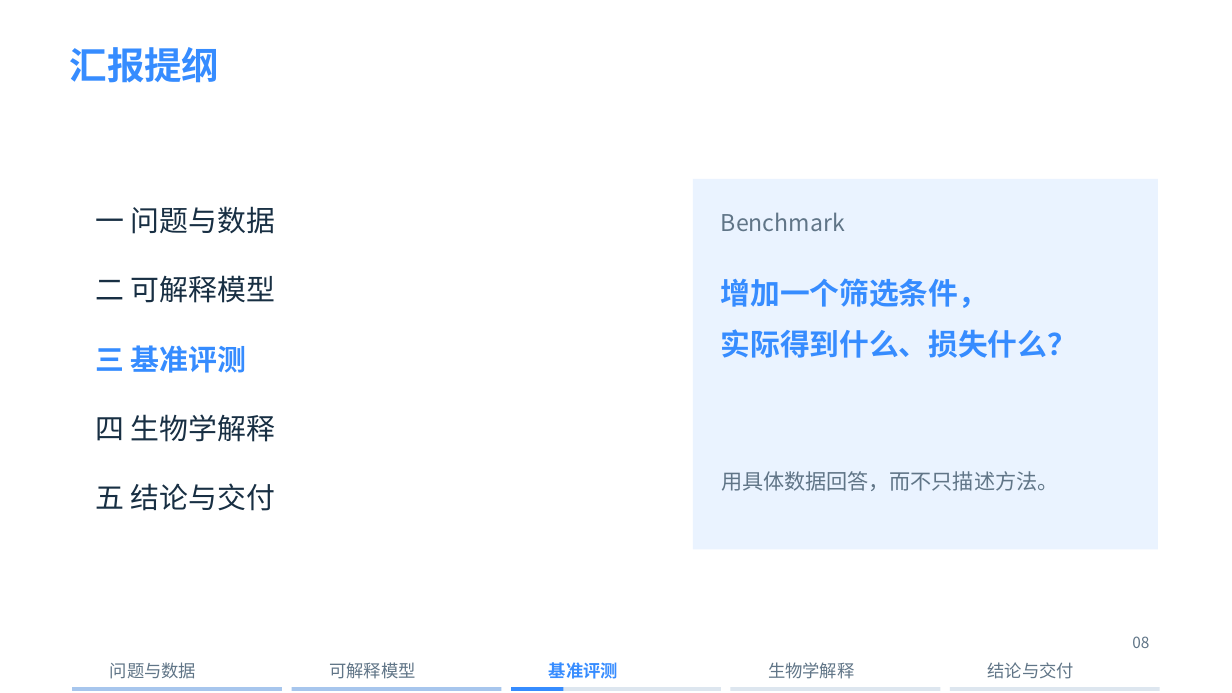
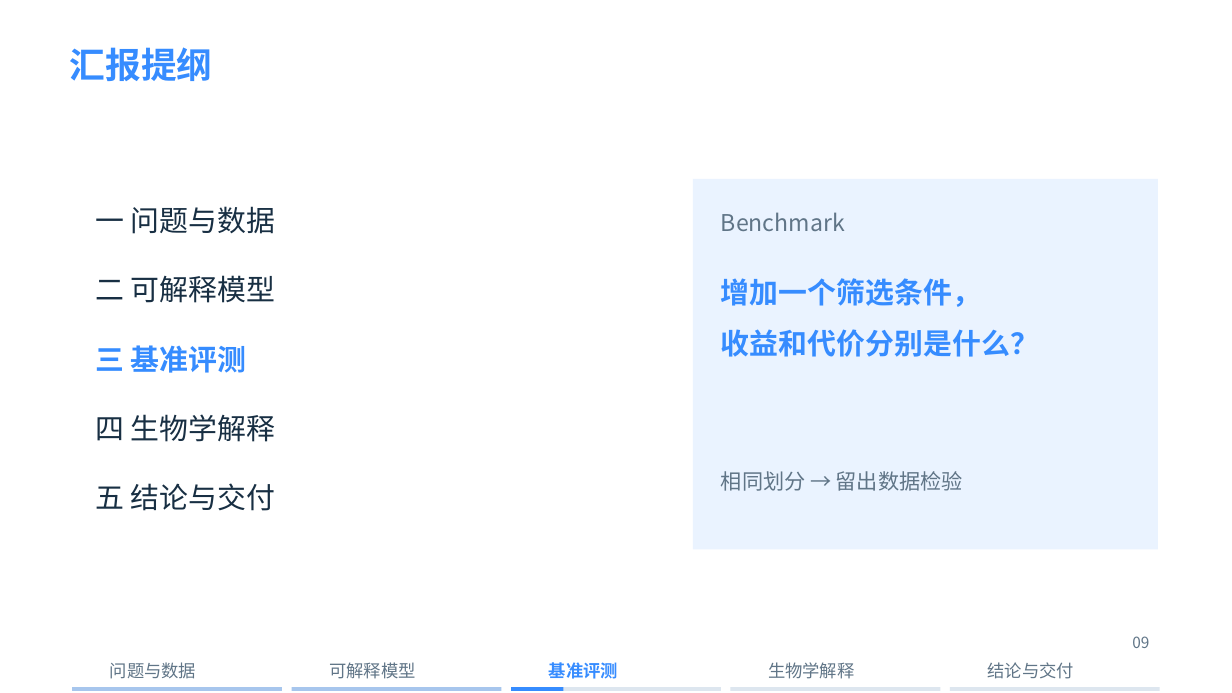
Before and after one commit to xing-zq/cell-state-dose-response, a slide deck: slide 9 of presentation/细胞状态轨迹_十分钟汇报.pptx (slide 8 before the commit). Drawn at 1232x693 pixels with LibreOffice and Linux fonts; fonts in the diff are those of the drawing; background and template pictures are left out. Boxes give left, top, right and bottom in pixels: in the first picture for what was removed or moved away, otherwise in the second. Text is boxed around its words. In the diff, an @@ line names an element or a change of style, - is before the commit and + after.

```diff
--- a/presentation/细胞状态轨迹_十分钟汇报.pptx
+++ b/presentation/细胞状态轨迹_十分钟汇报.pptx
@@ text "汇报提纲" at [70, 47, 213, 81]: size 29.2 to 27.8 pt @@
@@ text "增加一个筛选条件，" at [721, 278, 981, 307]: size 23.2 to 22.5 pt @@
@@ text at [721, 329, 1039, 357]: text changed; size 23.2 to 22.5 pt @@
-实际得到什么、损失什么？
+收益和代价分别是什么？
@@ text at [721, 471, 963, 491]: text changed @@
-用具体数据回答，而不只描述方法。
+相同划分 → 留出数据检验
@@ text at [1132, 636, 1149, 648]: text changed @@
-08
+09
```
Also in this commit, not shown: 14 other slides changed, 3 slides added, 1 slide removed, 23 other files.
